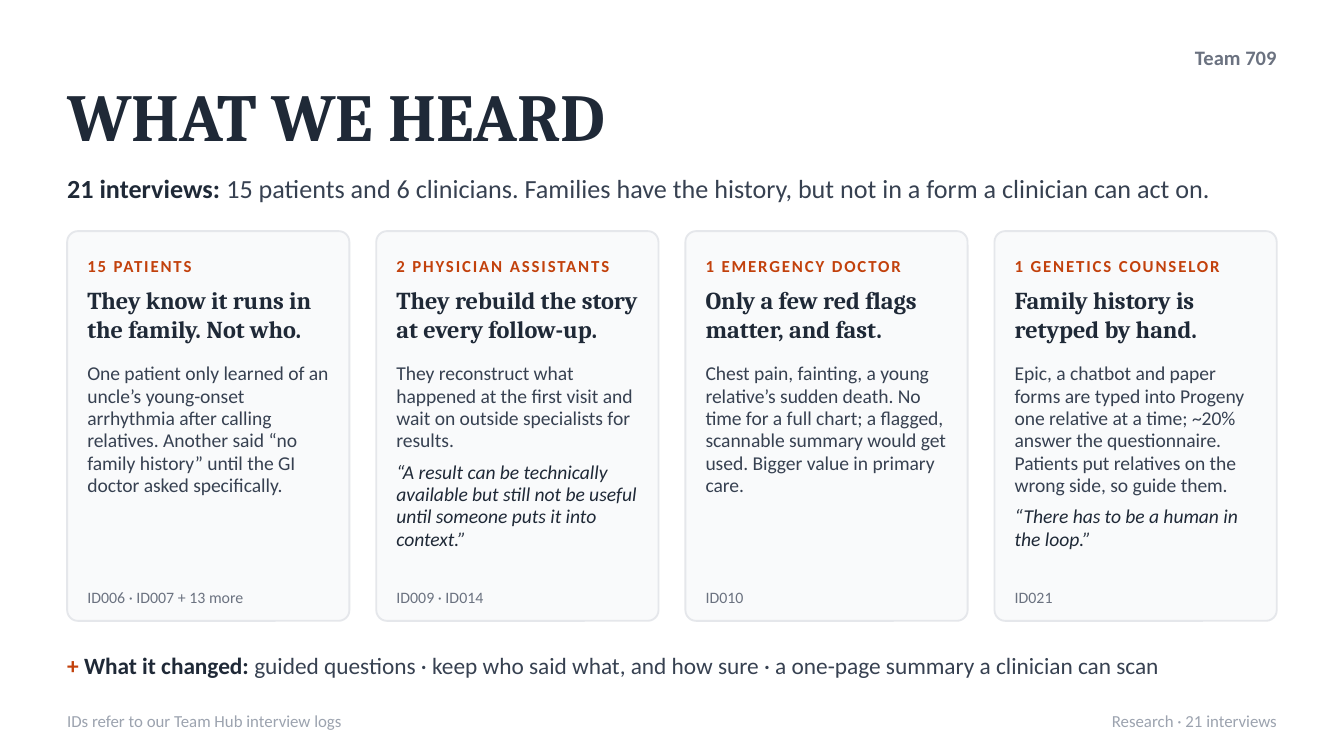
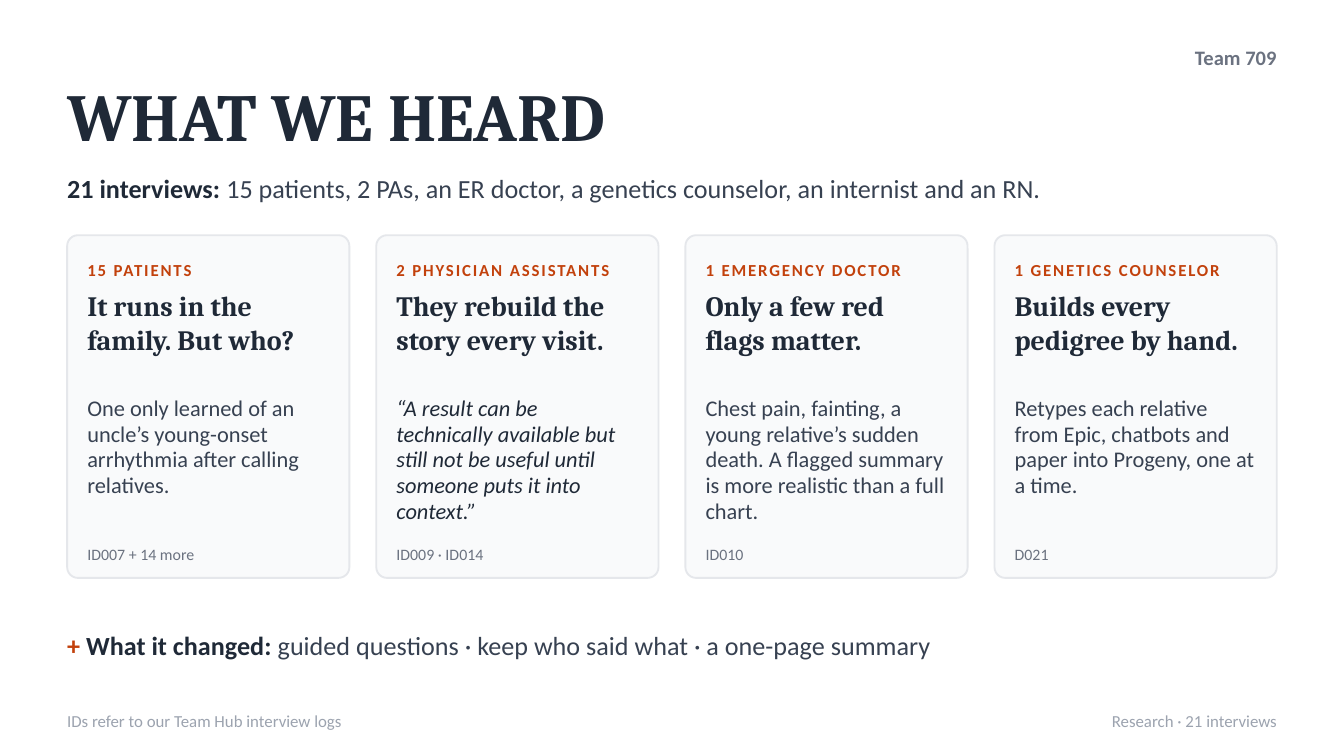
Before and after one commit to raj200501/crit, a slide deck: slide 1 of slides/what-we-heard.pptx. Drawn at 1344x756 pixels with LibreOffice and Linux fonts; fonts in the diff are those of the drawing. Boxes give left, top, right and bottom in pixels: in the first picture for what was removed or moved away, otherwise in the second. Text is boxed around its words. In the diff, an @@ line names an element or a change of style, - is before the commit and + after.

```diff
--- a/slides/what-we-heard.pptx
+++ b/slides/what-we-heard.pptx
@@ text at (x1=67, y1=179, x2=1040, y2=203): text changed @@
-21 interviews: 15 patients and 6 clinicians. Families have the history, but not in a form a clinician can act on.
+21 interviews: 15 patients, 2 PAs, an ER doctor, a genetics counselor, an internist and an RN.
@@ rounded rectangle resized from (x1=67, y1=231, x2=349, y2=621) to (x1=67, y1=235, x2=349, y2=578) @@
@@ rounded rectangle resized from (x1=376, y1=231, x2=659, y2=621) to (x1=376, y1=235, x2=659, y2=578) @@
@@ rounded rectangle resized from (x1=685, y1=231, x2=968, y2=621) to (x1=685, y1=235, x2=968, y2=578) @@
@@ rounded rectangle resized from (x1=995, y1=231, x2=1277, y2=621) to (x1=995, y1=235, x2=1277, y2=578) @@
@@ 4 texts moved together from (x1=87, y1=251, x2=1024, y2=281) to (x1=87, y1=255, x2=1024, y2=285) @@
@@ text at (x1=87, y1=296, x2=295, y2=356): text changed; size 13 to 15 pt @@
-They know it runs in the family. Not who.
+It runs in the family. But who?
@@ text at (x1=396, y1=296, x2=604, y2=356): text changed; size 13 to 15 pt @@
-They rebuild the story at every follow-up.
+They rebuild the story every visit.
@@ text at (x1=706, y1=296, x2=884, y2=356): text changed; size 13 to 15 pt @@
-Only a few red flags matter, and fast.
+Only a few red flags matter.
@@ text at (x1=1015, y1=296, x2=1238, y2=356): text changed; size 13 to 15 pt @@
-Family history is retyped by hand.
+Builds every pedigree by hand.
@@ text at (x1=396, y1=366, x2=633, y2=447): paragraph removed @@
-They reconstruct what happened at the first visit and wait on outside specialists for results.
@@ text at (x1=87, y1=400, x2=299, y2=493): text changed; size 10.5 to 12 pt @@
-One patient only learned of an uncle’s young-onset arrhythmia after calling relatives. Another said “no family history” until the GI doctor asked specifically.
+One only learned of an uncle’s young-onset arrhythmia after calling relatives.
@@ text "“A result can be technically ..." moved from (x1=396, y1=366, x2=636, y2=546) to (x1=396, y1=400, x2=615, y2=519) @@
@@ text "“A result can be technically ..." at (x1=396, y1=400, x2=615, y2=519): size 10.5 to 12 pt; less space between paragraphs @@
@@ text at (x1=706, y1=400, x2=944, y2=519): text changed; size 10.5 to 12 pt @@
-Chest pain, fainting, a young relative’s sudden death. No time for a full chart; a flagged, scannable summary would get used. Bigger value in primary care.
+Chest pain, fainting, a young relative’s sudden death. A flagged summary is more realistic than a full chart.
@@ text at (x1=1015, y1=400, x2=1254, y2=493): text changed; size 10.5 to 12 pt @@
-Epic, a chatbot and paper forms are typed into Progeny one relative at a time; ~20% answer the questionnaire. Patients put relatives on the wrong side, so guide them.
-“There has to be a human in the loop.”
+Retypes each relative from Epic, chatbots and paper into Progeny, one at a time.
@@ text at (x1=87, y1=550, x2=194, y2=560): text changed @@
-ID006 · ID007 + 13 more
+ID007 + 14 more
@@ text "ID009 · ID014" moved from (x1=396, y1=593, x2=483, y2=603) to (x1=396, y1=550, x2=483, y2=560) @@
@@ text "ID010" moved from (x1=706, y1=593, x2=744, y2=603) to (x1=706, y1=550, x2=744, y2=560) @@
@@ text at (x1=1015, y1=550, x2=1049, y2=560): text changed @@
-ID021
+D021
@@ text at (x1=86, y1=636, x2=930, y2=660): text changed; size 12.5 to 14 pt @@
-+ What it changed: guided questions · keep who said what, and how sure · a one-page summary a clinician can scan
++ What it changed: guided questions · keep who said what · a one-page summary
```
Also in this commit, not shown: 2 other files.
